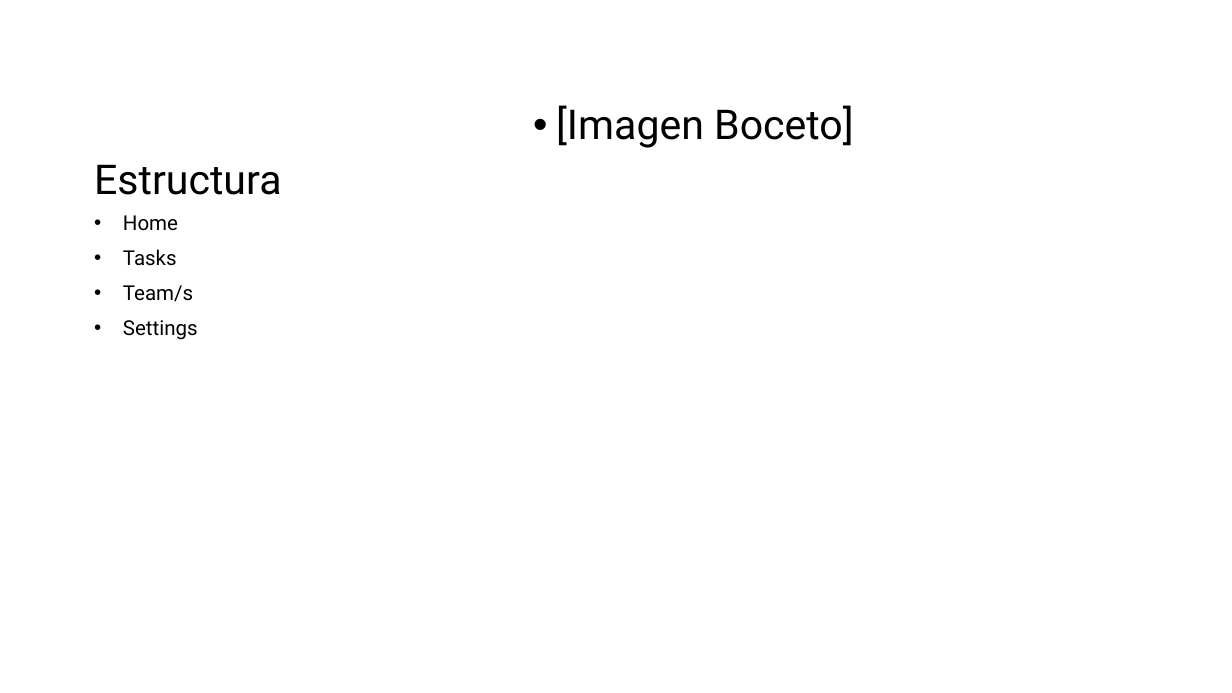
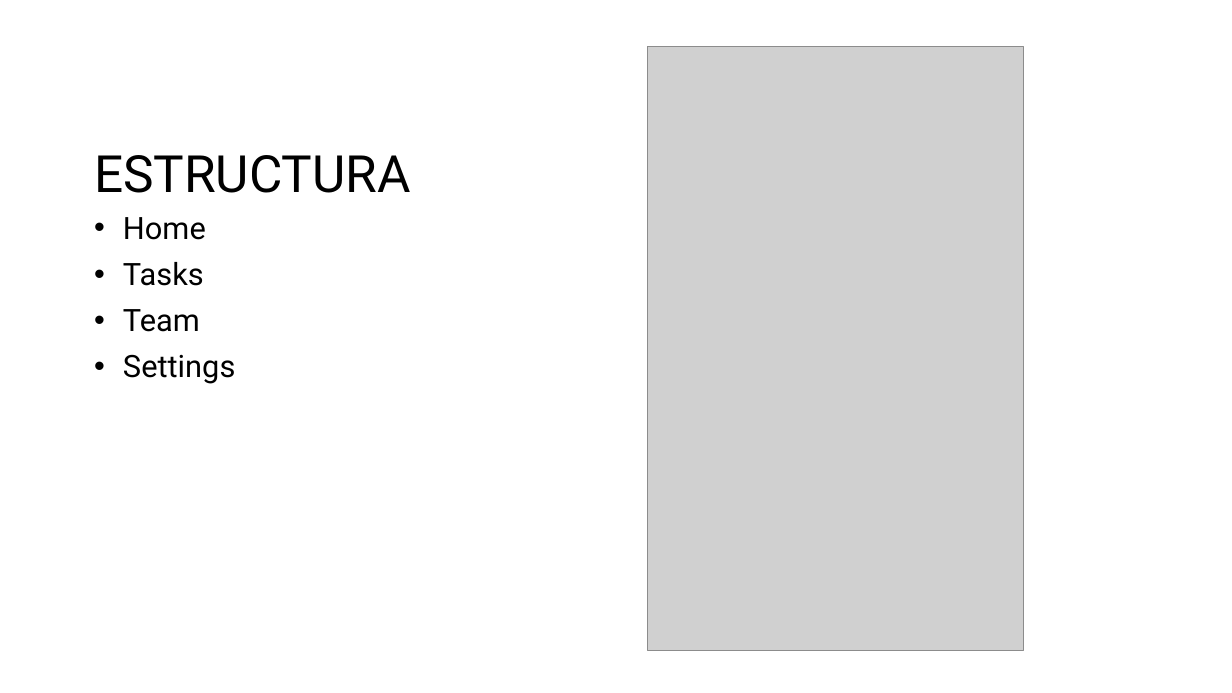
Before and after one commit to aniballpxess/CursoFP2-Apuntes, a slide deck: slide 6 of ASIGNATURAS/PM/PRACTICA/Ficheros-de-entregas/Presentacion-Proyecto-Macarena.pptx. Drawn at 1232x693 pixels with LibreOffice and Linux fonts; fonts in the diff are those of the drawing; grey boxes stand for pictures. Boxes give left, top, right and bottom in pixels: in the first picture for what was removed or moved away, otherwise in the second. Text is boxed around its words. In the diff, an @@ line names an element or a change of style, - is before the commit and + after.

```diff
--- a/ASIGNATURAS/PM/PRACTICA/Ficheros-de-entregas/Presentacion-Proyecto-Macarena.pptx
+++ b/ASIGNATURAS/PM/PRACTICA/Ficheros-de-entregas/Presentacion-Proyecto-Macarena.pptx
@@ picture added at (648, 46, 1023, 651) @@
@@ text removed at (556, 105, 854, 148) @@
-• [Imagen Boceto]
@@ title at (94, 155, 411, 193): text changed; size 32 to 40 pt @@
-Estructura
+ESTRUCTURA
@@ text at (123, 217, 235, 384): size 16 to 24 pt in "Home", "Tasks", "Settings" @@
@@ text at (123, 309, 200, 332): text changed; size 16 to 24 pt @@
-• Team/s
+• Team
```
Also in this commit, not shown: 1 other slide changed, 14 slides added, 44 other files.
